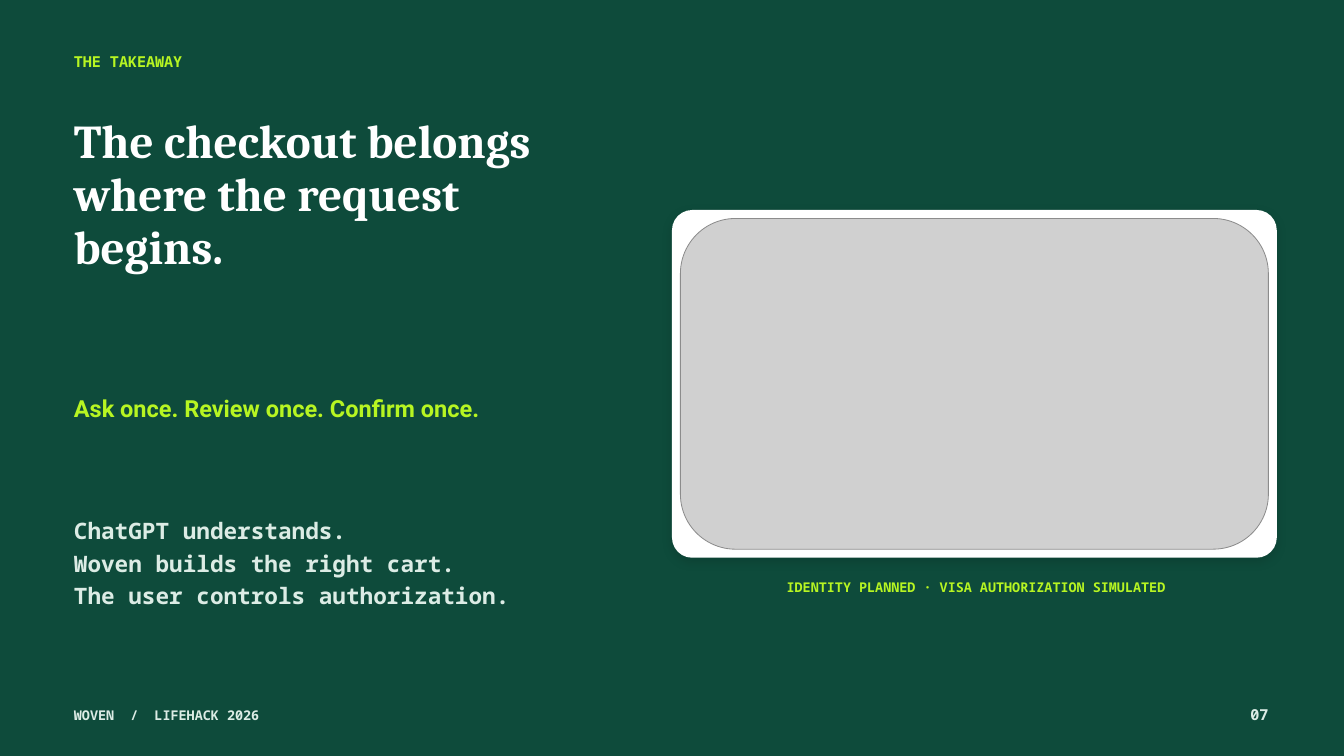
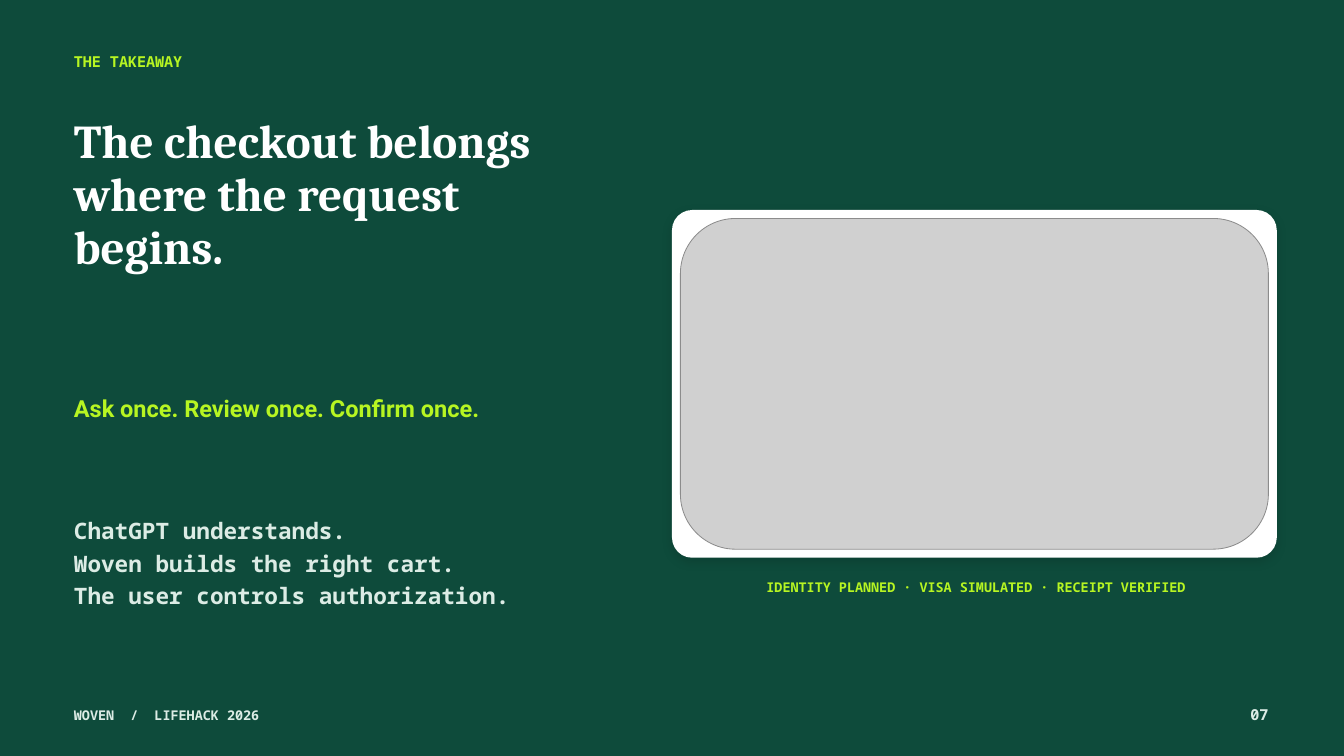
Before and after one commit to Ducksss/LifeHack-2026, a slide deck: slide 7 of docs/Woven-Hackathon-Pitch.pptx. Drawn at 1344x756 pixels with LibreOffice and Linux fonts; fonts in the diff are those of the drawing; grey boxes stand for pictures. Boxes give left, top, right and bottom in pixels: in the first picture for what was removed or moved away, otherwise in the second. Text is boxed around its words. In the diff, an @@ line names an element or a change of style, - is before the commit and + after.

```diff
--- a/docs/Woven-Hackathon-Pitch.pptx
+++ b/docs/Woven-Hackathon-Pitch.pptx
@@ text at <box>766,582,1185,592</box>: text changed @@
-IDENTITY PLANNED · VISA AUTHORIZATION SIMULATED
+IDENTITY PLANNED · VISA SIMULATED · RECEIPT VERIFIED
```
Also in this commit, not shown: 3 other slides changed, 37 other files.
